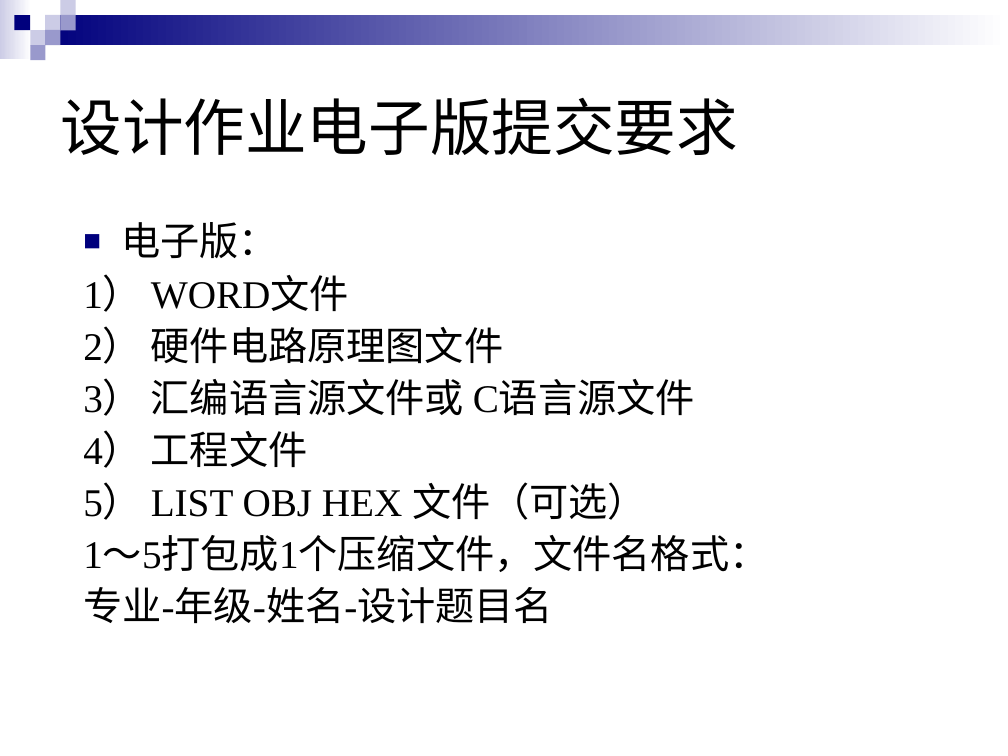
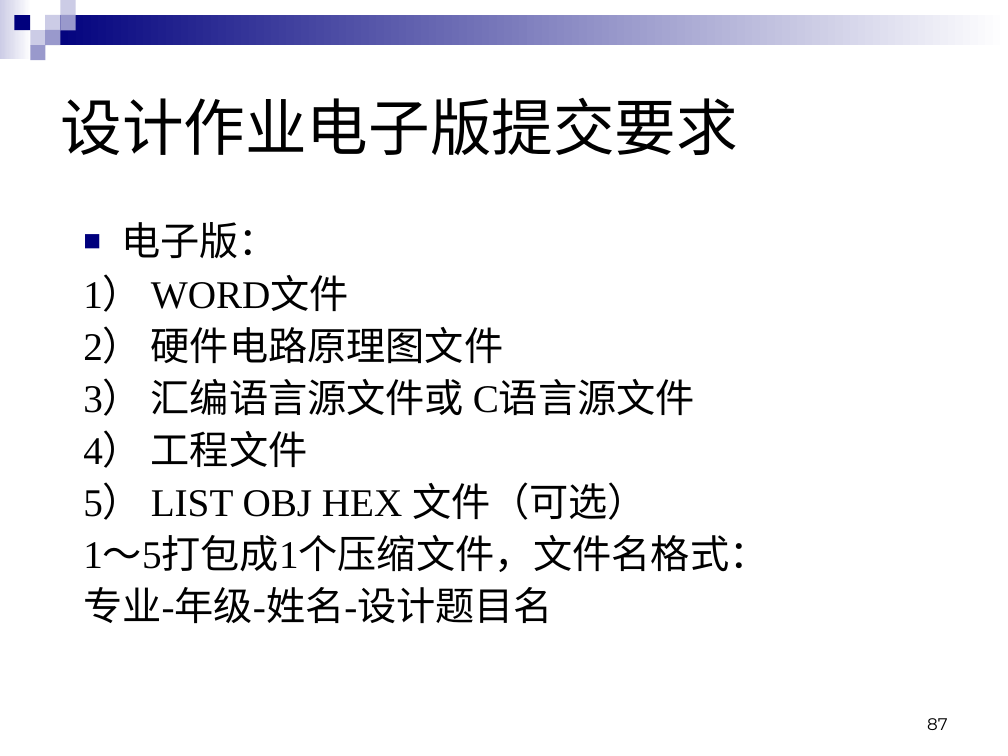
Before and after one commit to rshouc/Microcomputer, a slide deck: slide 87 of PPT/Microcontroller/第7章 51单片机串行口.ppt (slide 89 before the commit). Drawn at 1008x756 pixels with LibreOffice and Linux fonts; fonts in the diff are those of the drawing. Boxes give left, top, right and bottom in pixels: in the first picture for what was removed or moved away, otherwise in the second. Text is boxed around its words. In the diff, an @@ line names an element or a change of style, - is before the commit and + after.

```diff
--- a/PPT/Microcontroller/第7章 51单片机串行口.ppt
+++ b/PPT/Microcontroller/第7章 51单片机串行口.ppt
@@ page number added at [927,718,948,730], 12 pt, text #000000 @@
+87
```
Also in this commit, not shown: 74 other slides changed, 2 slides removed, 3 other files.
